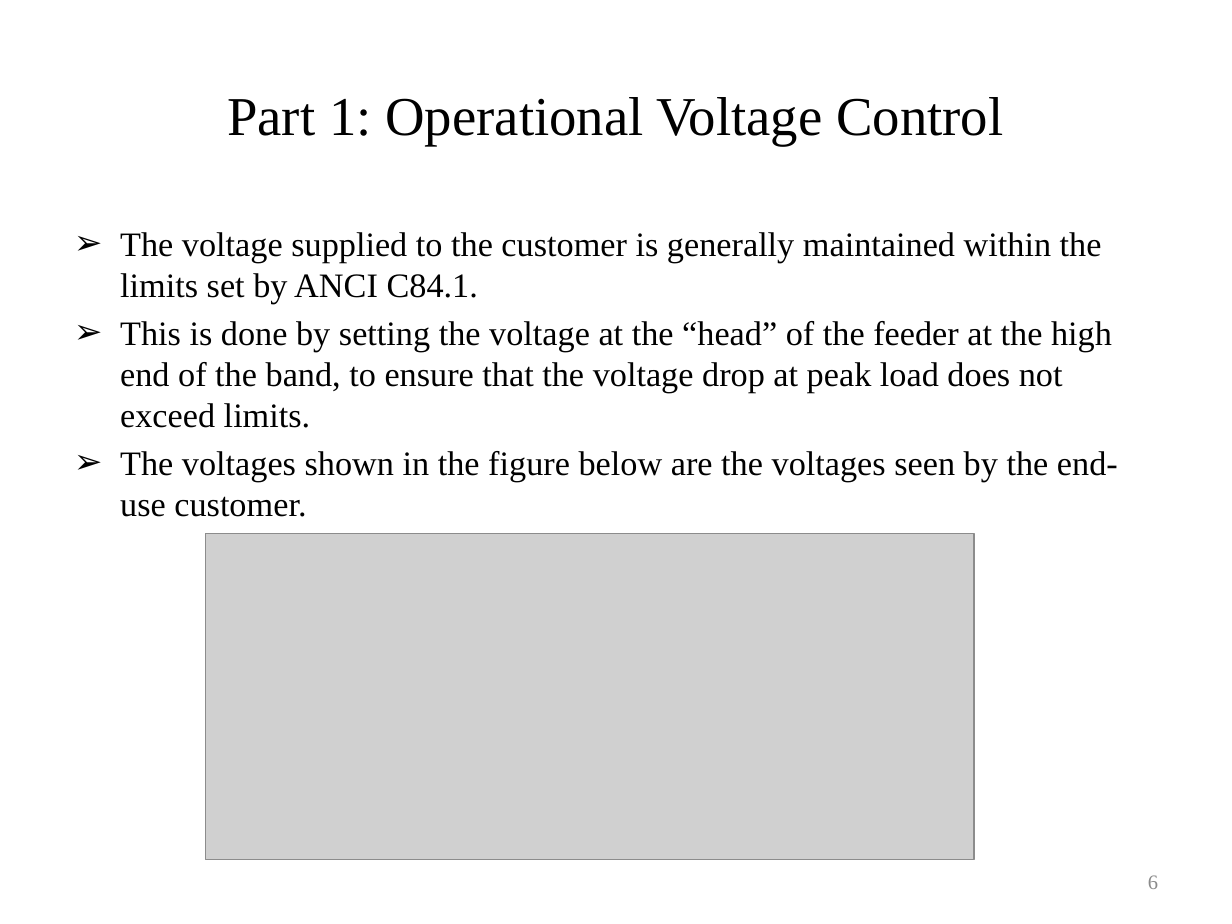
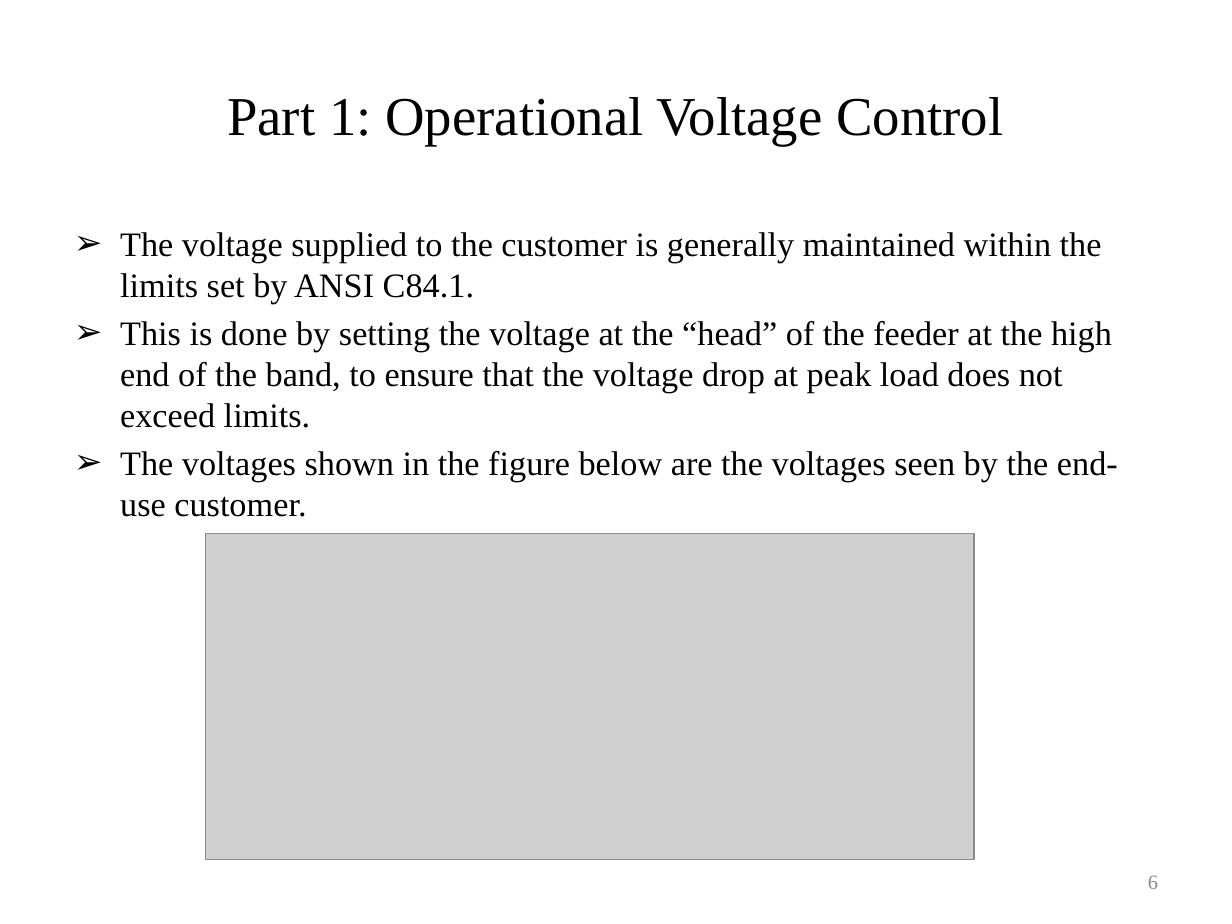
Before and after one commit to gridlab-d/course, a slide deck: slide 6 of University of Washington Class/Module 4 - Voltage control devices.pptx. Drawn at 1232x924 pixels with LibreOffice and Linux fonts; fonts in the diff are those of the drawing; grey boxes stand for pictures. Boxes give left, top, right and bottom in pixels: in the first picture for what was removed or moved away, otherwise in the second. Text is boxed around its words. In the diff, an @@ line names an element or a change of style, - is before the commit and + after.

Commit message:
Minor updates for consistency and spelling

```diff
--- a/University of Washington Class/Module 4 - Voltage control devices.pptx
+++ b/University of Washington Class/Module 4 - Voltage control devices.pptx
@@ text at [120, 232, 1102, 304]: text changed @@
-➢ The voltage supplied to the customer is generally maintained within the limits set by ANCI C84.1.
+➢ The voltage supplied to the customer is generally maintained within the limits set by ANSI C84.1.
```
Also in this commit, not shown: 12 other slides changed.
